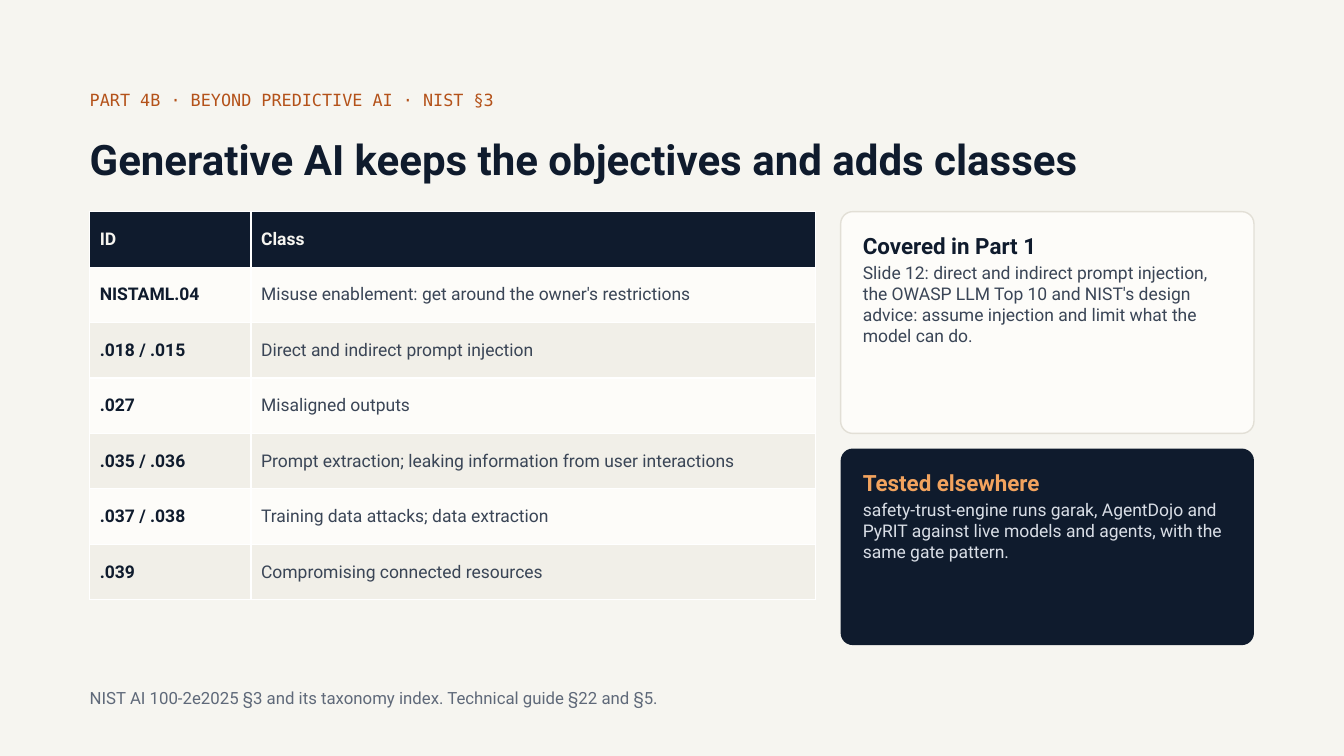
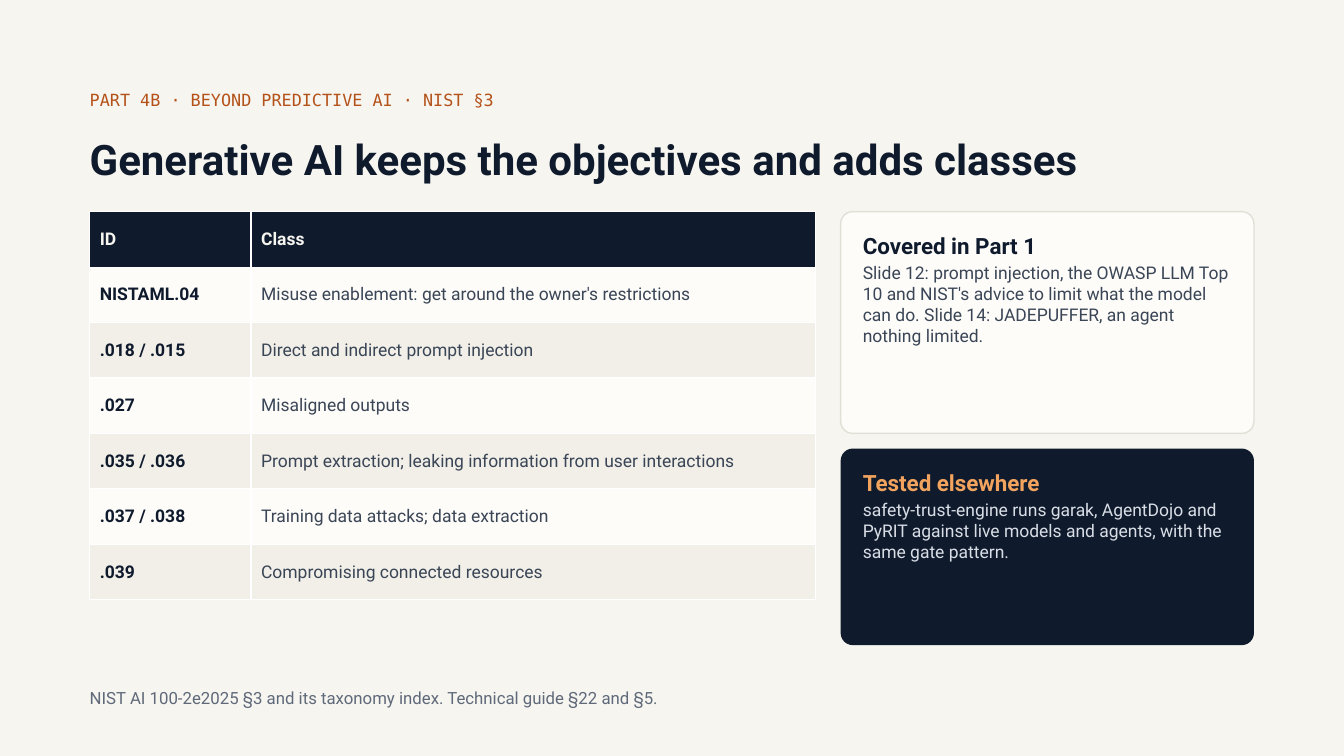
Before and after one commit to olonok69/graimatter_ML, a slide deck: slide 51 of docs/Adversarial_ML.pptx (slide 50 before the commit). Drawn at 1344x756 pixels with LibreOffice and Linux fonts; fonts in the diff are those of the drawing. Boxes give left, top, right and bottom in pixels: in the first picture for what was removed or moved away, otherwise in the second. Text is boxed around its words. In the diff, an @@ line names an element or a change of style, - is before the commit and + after.

```diff
--- a/docs/Adversarial_ML.pptx
+++ b/docs/Adversarial_ML.pptx
@@ text at bbox=[863, 266, 1228, 346]: text changed @@
-Slide 12: direct and indirect prompt injection, the OWASP LLM Top 10 and NIST's design advice: assume injection and limit what the model can do.
+Slide 12: prompt injection, the OWASP LLM Top 10 and NIST's advice to limit what the model can do. Slide 14: JADEPUFFER, an agent nothing limited.
```
Also in this commit, not shown: 1 other slide changed, 1 slide added, 6 other files.
